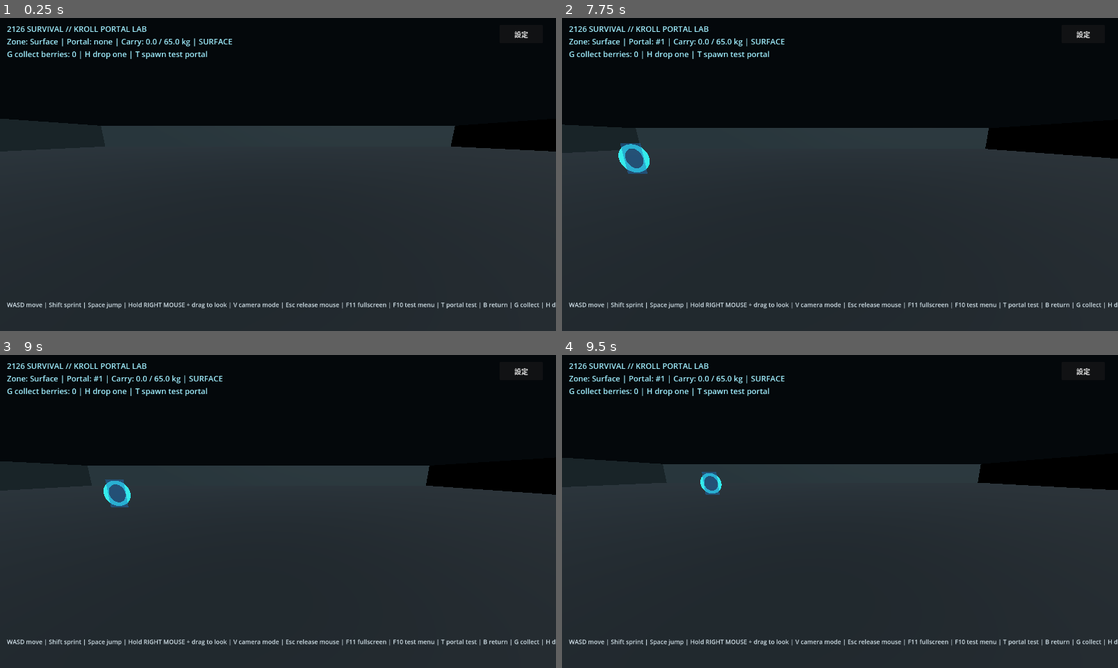
Above: before the commit, frames 1-4 (two rows, left to right).
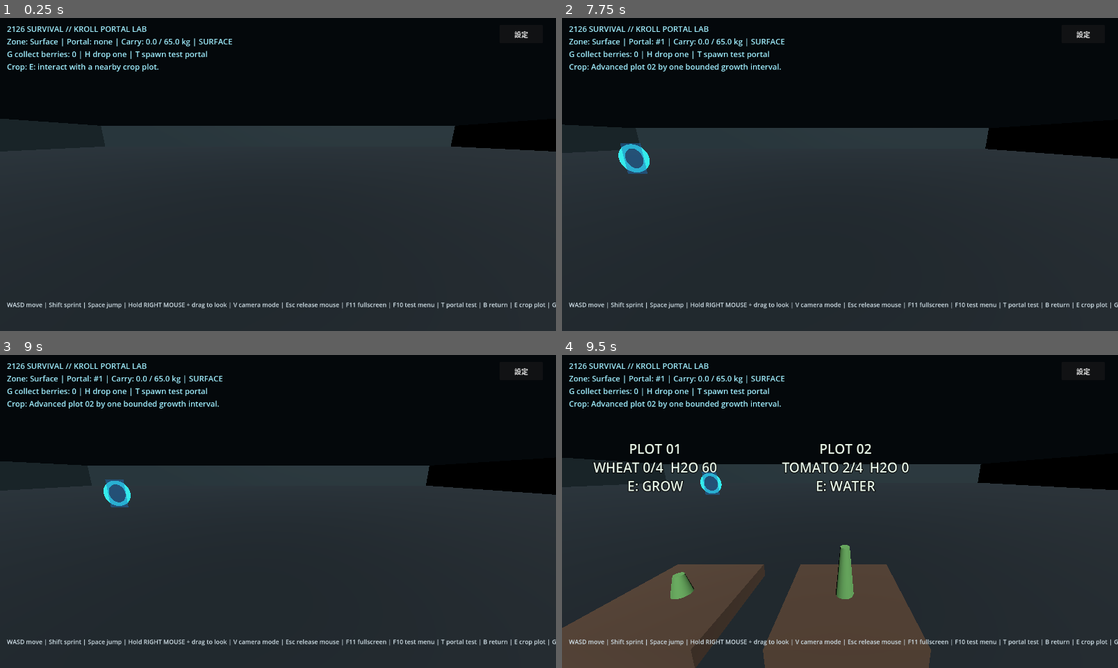
Above: after the commit, the same moments.

Repository: qaqp980520-prog/2126-Survival
Game: Godot game, scene res://prototypes/BackroomsPortalPlayground.tscn
The game is run twice, just before and just after one commit, with the same random seed, the same clock (stepped at 60 frames per second) and the same inputs. This scene is started directly instead of the project's main scene.
Inputs (mouse positions are in pixels of both pictures, inside the frame that each line leads up to):
- Up to frame 1 (0.25 s): no input
- Up to frame 2 (7.75 s): click "設定" at 0.5 s; click "第一人稱" at 1.25 s; click "1280 × 720（流暢）" at 2 s; click "光影：關" at 2.75 s; click "關閉" at 3.5 s; tap Enter at 4.25, 7.25 s; move the mouse to (962, 158) at 4.27 s; hold Right 4.28-5 s; tap E at 4.35, 6.05, 7.55 s; click (962, 158) at 4.42 s; tap Space at 4.52, 5.75, 7.52 s; drag from (728, 190) to (812, 237) at 5.02 s; move the mouse to (895, 105) at 5.77 s; hold Right 5.78-6.5 s; tap Z at 5.85 s; click (895, 105) at 5.92 s; drag from (812, 237) to (673, 127) at 6.52 s; move the mouse to (1006, 221) at 7.27 s; hold Left from 7.28 s (still down); tap N at 7.35 s; click (1006, 221) at 7.42 s
- Up to frame 3 (9 s): release Left at 8 s; drag from (111, 464) to (194, 433) at 8.02 s; tap Space at 8.75 s; move the mouse to (305, 511) at 8.77 s; hold Down from 8.78 s (still down); tap 2 at 8.85 s; click (305, 511) at 8.92 s
- Up to frame 4 (9.5 s): keep holding Down; tap E at 9.05 s

The runs differ from the first frame. In frame 1, 0.3% of the frame differs, in the area x 1-100%, y 14-93%; in frame 2, 0.5%; in frame 3, 0.5%; in frame 4, 18%, in the area x 0-100%, y 14-100%.

Commit message:
Run 34: wire visible crop plots into active world

Diff:
--- a/prototypes/BackroomsPortalPlayground.gd
+++ b/prototypes/BackroomsPortalPlayground.gd
@@ -7,6 +7,7 @@
 const VeinRegistryScript = preload("res://systems/MineralVeinRegistry.gd")
 const CropRegistryScript = preload("res://systems/CropRegistry.gd")
 const CropPlotControllerScript = preload("res://systems/CropPlotController.gd")
+const CropPlotVisualScript = preload("res://systems/CropPlotVisual.gd")
 const SettingsProfile = preload("res://systems/BackroomsSettingsProfile.gd")
 const BACKROOMS_WALLPAPER = preload("res://assets/textures/backrooms_wallpaper.svg")
 const WORLD_BOUNDS := Rect2(-30.0, -30.0, 60.0, 60.0)
@@ -28,6 +29,8 @@
 var mineral_vein_registry: Node
 var crop_registry: Node
 var crop_plot_controller: Node
+var crop_plot_views: Array[Node3D] = []
+var _crop_action_status: String = "E: interact with a nearby crop plot."
 var active_portal_visual: Area3D
 var backrooms_room: Node3D
 var in_backrooms: bool = false
@@ -76,12 +79,13 @@
         push_error("CropPlotController failed to bind the active CropRegistry.")
     player.bind_world_bridge(bridge)
     _build_surface()
+    _build_crop_plots()
     _prepare_maze_materials()
     _build_settings_ui()
     backrooms_world.visible = false
     _update_hud()
     if help_label != null:
-        help_label.text = "WASD move | Shift sprint | Space jump | Hold RIGHT MOUSE + drag to look | V camera mode | Esc release mouse | F11 fullscreen | F10 test menu | T portal test | B return | G collect | H drop | F5 save | F9 load"
+        help_label.text = "WASD move | Shift sprint | Space jump | Hold RIGHT MOUSE + drag to look | V camera mode | Esc release mouse | F11 fullscreen | F10 test menu | T portal test | B return | E crop plot | G collect | H drop | F5 save | F9 load"
 
 func _build_settings_ui() -> void:
     var hud := get_node_or_null("HUD") as CanvasLayer
@@ -324,6 +328,8 @@
             debug_collect_berries(1)
         KEY_H:
             debug_drop_berries(1)
+        KEY_E:
+            _interact_nearest_crop_plot()
         KEY_F5:
             save_game()
         KEY_F9:
@@ -336,6 +342,43 @@
     _add_box(main_world, "SouthBoundary", Vector3(0, 2, 35), Vector3(70, 4, 1), wall_color)
     _add_box(main_world, "WestBoundary", Vector3(-35, 2, 0), Vector3(1, 4, 70), wall_color)
     _add_box(main_world, "EastBoundary", Vector3(35, 2, 0), Vector3(1, 4, 70), wall_color)
+
+func _build_crop_plots() -> void:
+    if main_world == null or crop_plot_controller == null:
+        return
+    var plot_definitions := [
+        {"id": "surface/chunk_0_0/plot_01", "crop": "wheat", "index": 1, "position": Vector3(2.0, 0.0, 2.0)},
+        {"id": "surface/chunk_0_0/plot_02", "crop": "tomato", "index": 2, "position": Vector3(4.0, 0.0, 2.0)},
+        {"id": "surface/chunk_0_0/plot_03", "crop": "carrot", "index": 3, "position": Vector3(2.0, 0.0, 4.0)},
+        {"id": "surface/chunk_0_0/plot_04", "crop": "corn", "index": 4, "position": Vector3(4.0, 0.0, 4.0)}
+    ]
+    crop_plot_views.clear()
+    for definition in plot_definitions:
+        var plot = CropPlotVisualScript.new()
+        plot.name = "CropPlot_%02d" % int(definition["index"])
+        main_world.add_child(plot)
+        plot.position = definition["position"]
+        plot.configure(crop_plot_controller, str(definition["id"]), str(definition["crop"]), int(definition["index"]))
+        crop_plot_views.append(plot)
+
+func _interact_nearest_crop_plot() -> void:
+    var nearest: Node3D = null
+    var nearest_distance: float = 3.25
+    for plot in crop_plot_views:
+        if plot == null or not is_instance_valid(plot):
+            continue
+        var offset := Vector2(plot.global_position.x - player.global_position.x, plot.global_position.z - player.global_position.z)
+        var distance := offset.length()
+        if distance <= nearest_distance:
+            nearest = plot
+            nearest_distance = distance
+    if nearest == null:
+        _crop_action_status = "No plot in reach; move closer to a marked soil bed."
+        _update_hud()
+        return
+    var result: Dictionary = nearest.call("interact", int(Time.get_unix_time_from_system()))
+    _crop_action_status = str(result.get("message", "Crop action did not return a message."))
+    _update_hud()
 
 func _prepare_maze_materials() -> void:
     var floor_color := Color(0.57, 0.51, 0.31)
@@ -999,4 +1042,4 @@
     if director != null and not director.active_portal.is_empty():
         portal_status = "#" + str(director.active_portal.get("id", "?"))
     var maze_status := "ENDLESS MAZE" if in_backrooms else "SURFACE"
-    status_label.text = "2126 SURVIVAL // KROLL PORTAL LAB\nZone: %s | Portal: %s | Carry: %.1f / %.1f kg | %s\nG collect berries: %d | H drop one | T spawn test portal" % [current_level, portal_status, weight, limit, maze_status, get_inventory_count("berries")]
+    status_label.text = "2126 SURVIVAL // KROLL PORTAL LAB\nZone: %s | Portal: %s | Carry: %.1f / %.1f kg | %s\nG collect berries: %d | H drop one | T spawn test portal\nCrop: %s" % [current_level, portal_status, weight, limit, maze_status, get_inventory_count("berries"), _crop_action_status]
